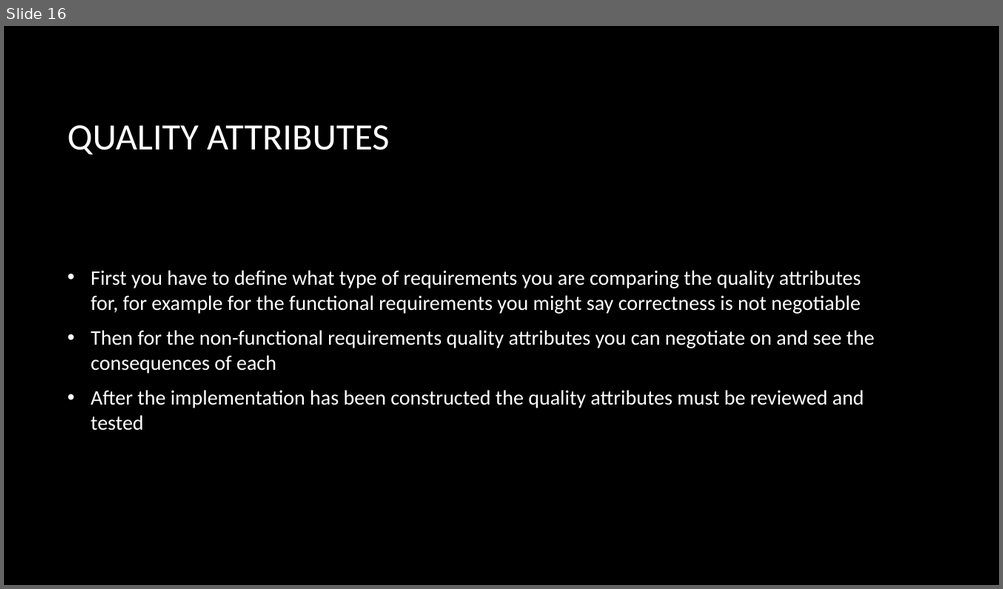
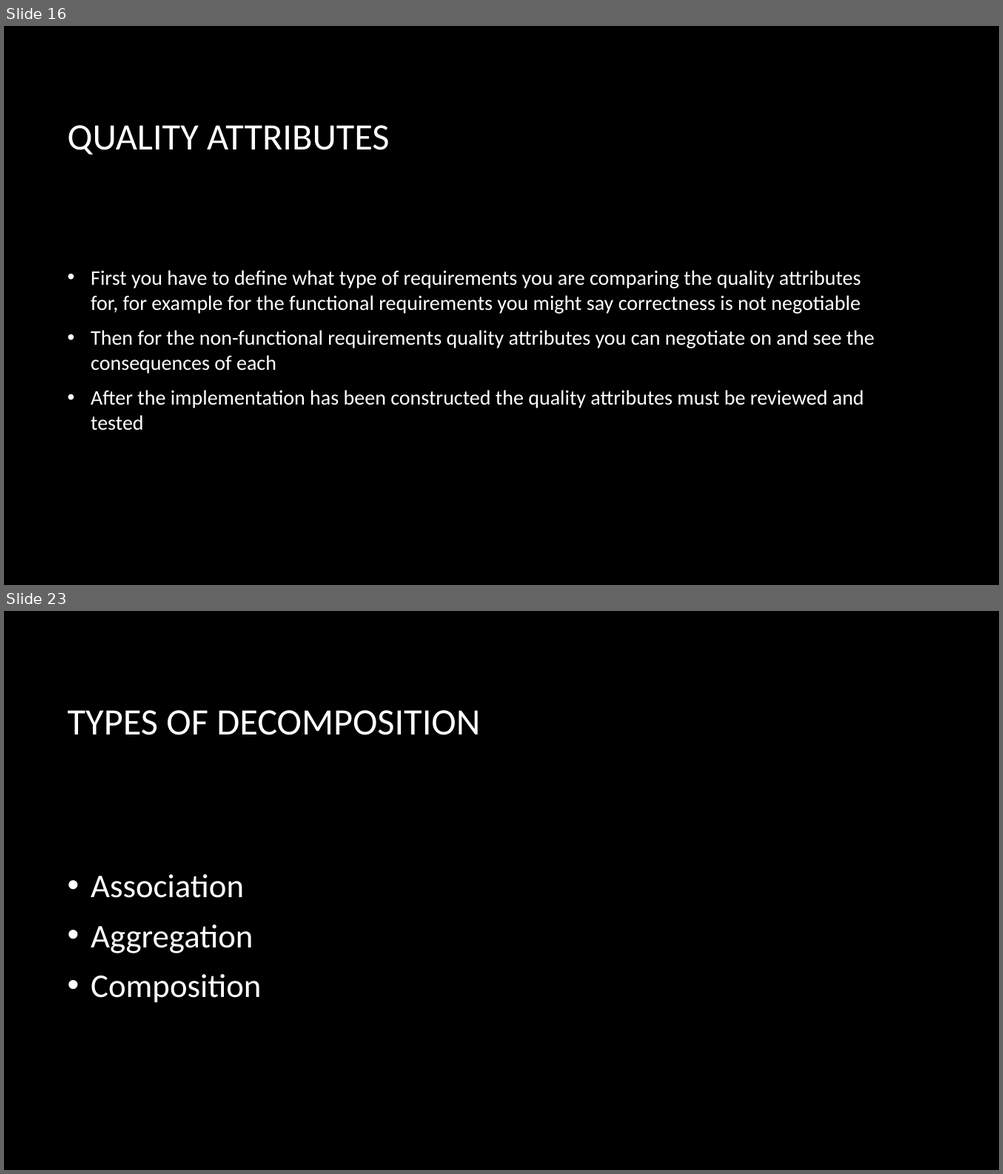
Before and after one commit to ahmedmagdy492/My-Hacking-Tutorails, a slide deck: Study/Object Oriented Design/Week 1 Objectives.pptx. Shown one above the other, each under a label of ours: slide 16 before the commit, slides 16 and 23 after it; the slides between them are not shown. The pictures are 1003x589 and 1003x1174 pixels, drawn with LibreOffice and Linux fonts; fonts in the diff are those of the drawing; background and template pictures are left out. Boxes give left, top, right and bottom in pixels: in the first picture for what was removed or moved away, otherwise in the second. Text is boxed around its words. In the diff, an @@ line names an element or a change of style, - is before the commit and + after.

```diff
--- a/Study/Object Oriented Design/Week 1 Objectives.pptx
+++ b/Study/Object Oriented Design/Week 1 Objectives.pptx
@@ slide 23 added at bbox=[4, 611, 999, 1170], background picture (left out) @@
@@ title added at bbox=[68, 710, 480, 735], 36 pt, text #FFFFFF @@
+TYPES OF DECOMPOSITION
@@ text added at bbox=[91, 874, 261, 1003], 32 pt, text #FFFFFF @@
+• Association
+• Aggregation
+• Composition
```
Also in this commit, not shown: 16 other slides added, 7 other files.
